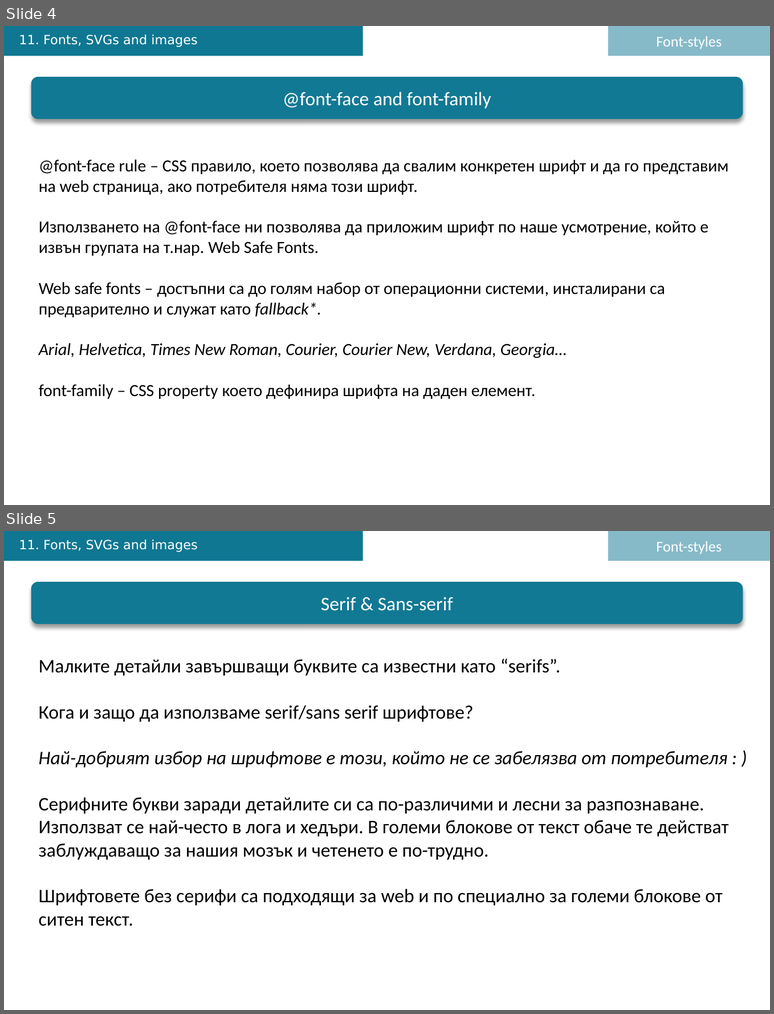
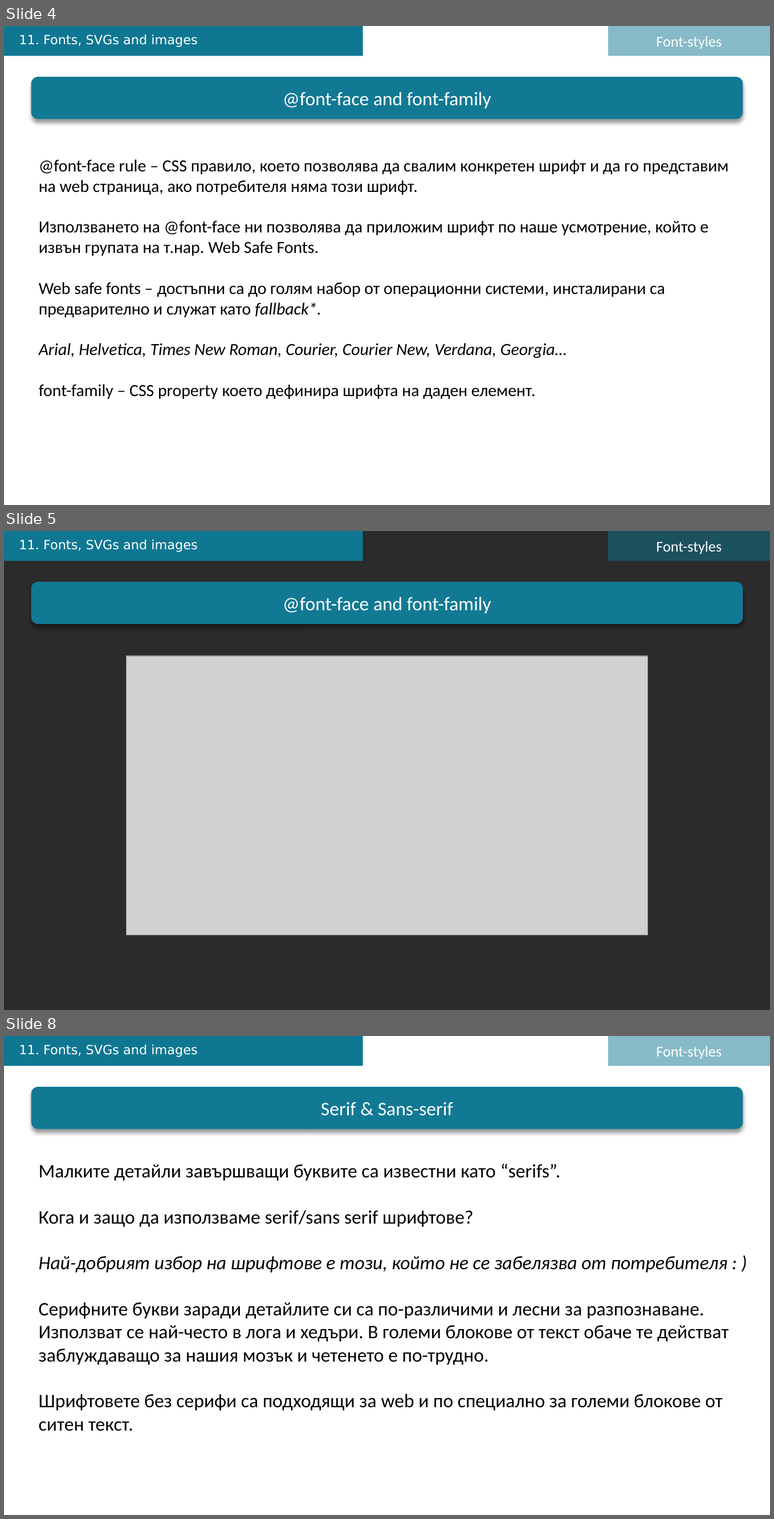
Before and after one commit to yavorStoilov/SwiftAcad, a slide deck: L9-Oct-28/fonts/FE-L9-Oct-28-fonts.pptx. Shown one above the other, each under a label of ours: slides 4 and 5 before the commit, slides 4, 5 and 8 after it; the slides between them are not shown. The pictures are 774x1014 and 774x1519 pixels, drawn with LibreOffice and Linux fonts; fonts in the diff are those of the drawing; grey boxes stand for pictures; background and template pictures are left out; a plain dark background stands for a picture behind light text. Boxes give left, top, right and bottom in pixels: in the first picture for what was removed or moved away, otherwise in the second. Text is boxed around its words. In the diff, an @@ line names an element or a change of style, - is before the commit and + after.

```diff
--- a/L9-Oct-28/fonts/FE-L9-Oct-28-fonts.pptx
+++ b/L9-Oct-28/fonts/FE-L9-Oct-28-fonts.pptx
@@ slide 5 added at (4,531,770,1010), background picture (left out) @@
@@ rectangle added at (4,531,363,561), fill #0F7792 @@
@@ text added at (19,540,197,552), 12 pt, text #FFFFFF @@
+11. Fonts, SVGs and images
@@ rectangle added at (608,531,770,561), fill #0F7792 at 50% opacity, 14 pt, text #FFFFFF @@
+Font-styles
@@ rounded rectangle added at (31,582,743,624), fill #127994, 18 pt, text #FFFFFF @@
+@font-face and font-family
@@ picture added at (126,656,648,935) @@
@@ what was slide 5 is now slide 8 @@
```
Also in this commit, not shown: 2 other slides added.
